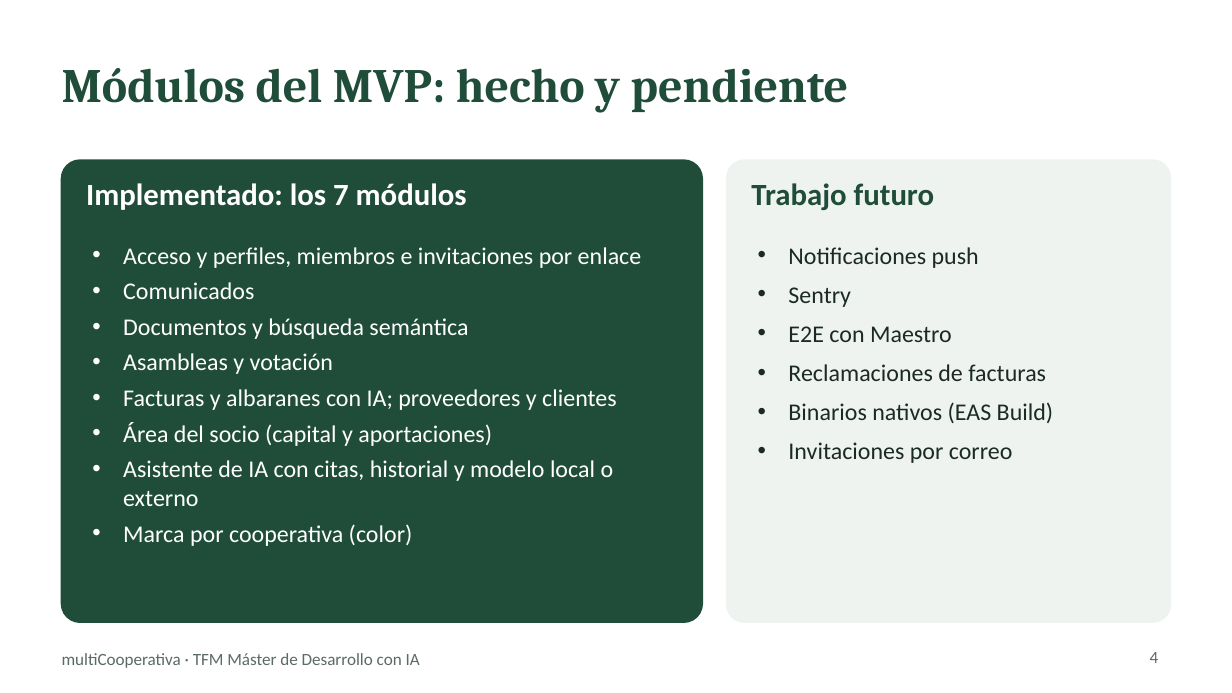
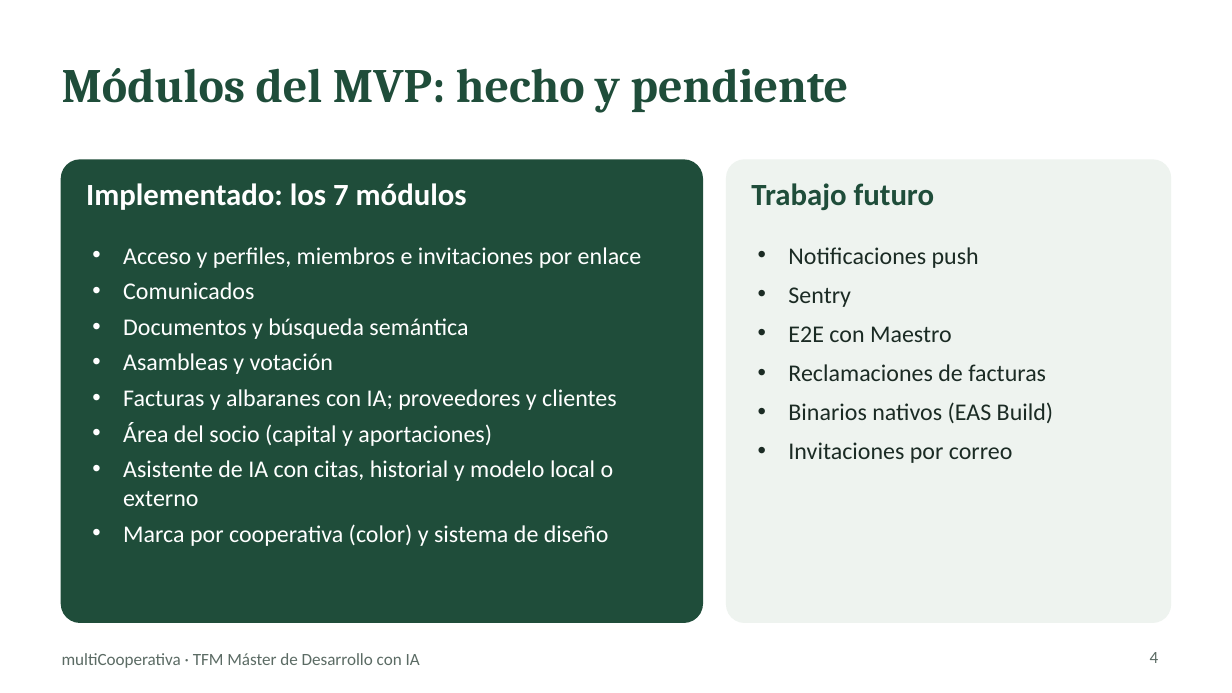
Before and after one commit to chaparro2001/multiCooperativa, a slide deck: slide 4 of docs/slides/multicooperativa-tfm.pptx. Drawn at 1232x693 pixels with LibreOffice and Linux fonts; fonts in the diff are those of the drawing. Boxes give left, top, right and bottom in pixels: in the first picture for what was removed or moved away, otherwise in the second. Text is boxed around its words. In the diff, an @@ line names an element or a change of style, - is before the commit and + after.

```diff
--- a/docs/slides/multicooperativa-tfm.pptx
+++ b/docs/slides/multicooperativa-tfm.pptx
@@ text at [123,524,609,546]: text changed @@
-• Marca por cooperativa (color)
+• Marca por cooperativa (color) y sistema de diseño
```
Also in this commit, not shown: 6 other slides changed, 1 slide added, 2 other files.
